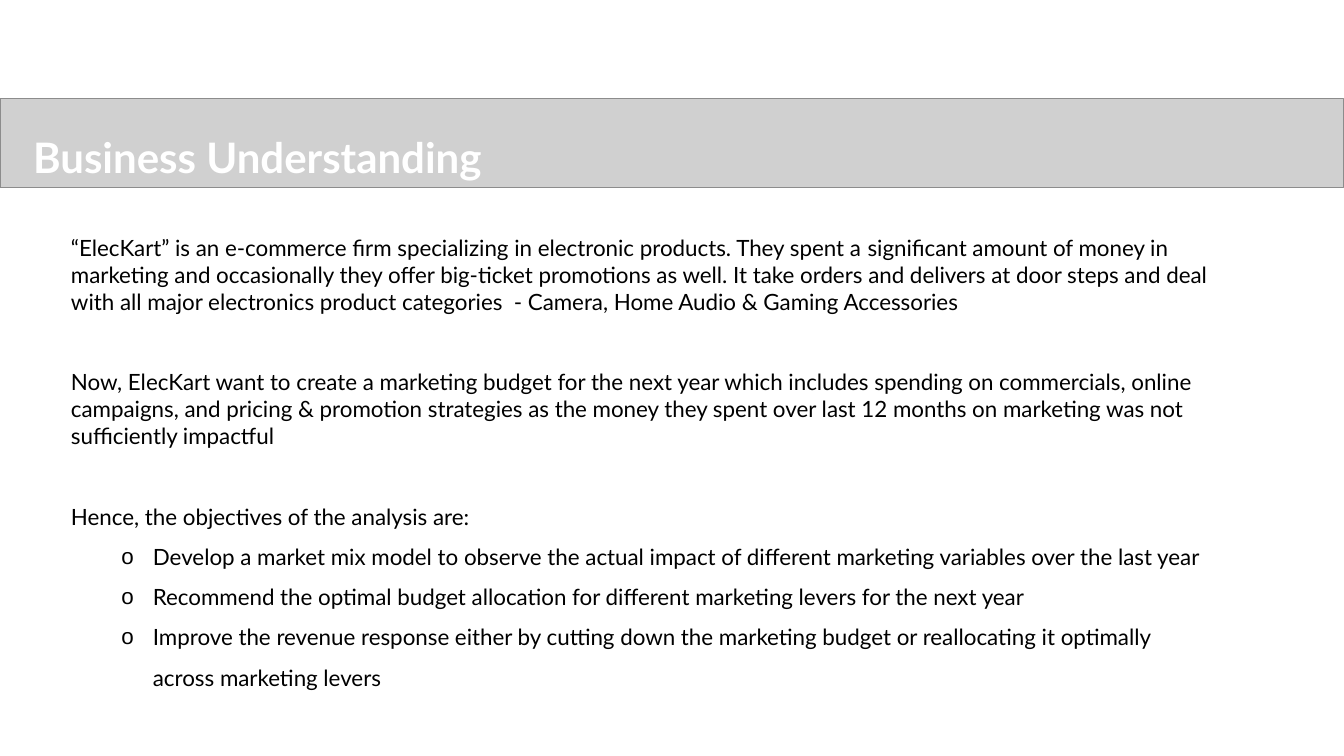
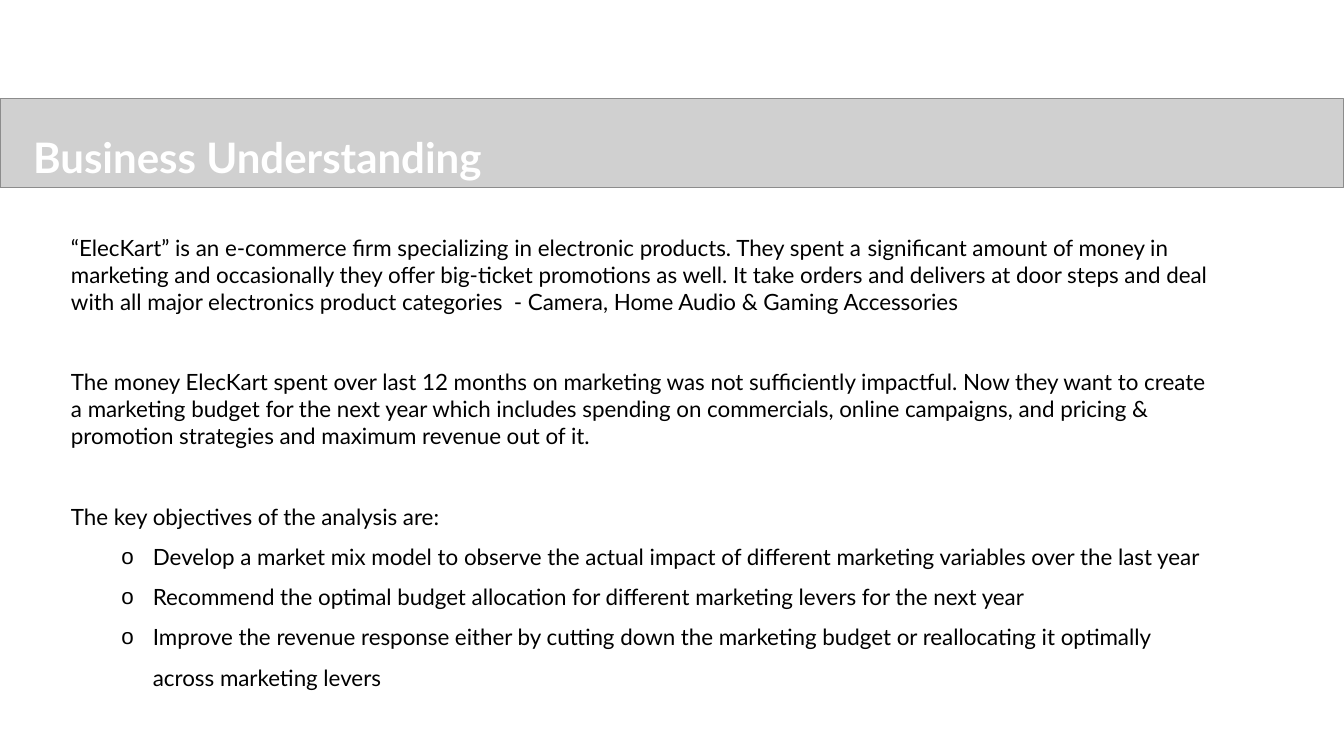
Before and after one commit to sureshballa/data-science-projects, a slide deck: slide 3 of Capstone Project/Ecommerce_Capstone_Project.pptx. Drawn at 1344x756 pixels with LibreOffice and Linux fonts; fonts in the diff are those of the drawing; grey boxes stand for pictures; background and template pictures are left out. Boxes give left, top, right and bottom in pixels: in the first picture for what was removed or moved away, otherwise in the second. Text is boxed around its words. In the diff, an @@ line names an element or a change of style, - is before the commit and + after.

Commit message:
PPT

```diff
--- a/Capstone Project/Ecommerce_Capstone_Project.pptx
+++ b/Capstone Project/Ecommerce_Capstone_Project.pptx
@@ text at bbox=[71, 373, 1205, 529]: text changed @@
-Now, ElecKart want to create a marketing budget for the next year which includes spending on commercials, online campaigns, and pricing & promotion strategies as the money they spent over last 12 months on marketing was not sufficiently impactful
-Hence, the objectives of the analysis are:
+The money ElecKart spent over last 12 months on marketing was not sufficiently impactful. Now they want to create a marketing budget for the next year which includes spending on commercials, online campaigns, and pricing & promotion strategies and maximum revenue out of it.
+The key objectives of the analysis are:
```
Also in this commit, not shown: 1 other slide changed.
